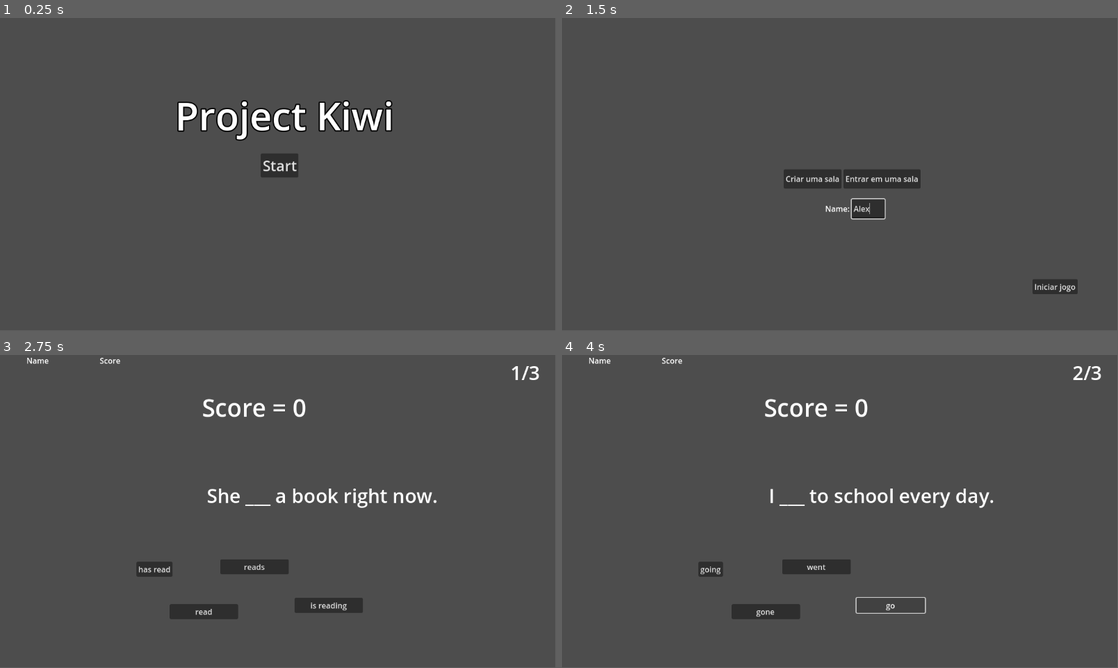
Above: before the commit, frames 1-4 (two rows, left to right).
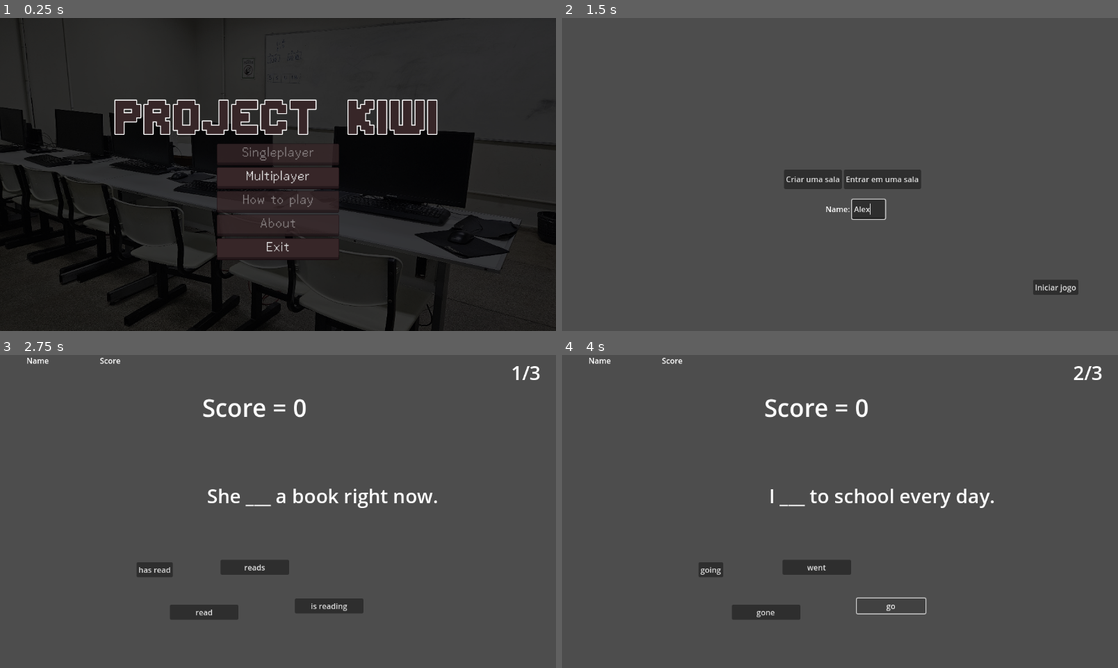
Above: after the commit, the same moments.

Repository: helpmeagain/project-kiwi
Game: Godot game, scene res://src/scenes/main-menu.tscn
The game is run twice, just before and just after one commit, with the same random seed, the same clock (stepped at 60 frames per second) and the same inputs.
Inputs (mouse positions are in pixels of both pictures, inside the frame that each line leads up to):
- Up to frame 1 (0.25 s): no input
- Up to frame 2 (1.5 s): click "Start" (after the commit: "Multiplayer") at 0.5 s; click (867, 208) at 1.27 s; type "Alex" at 1.35 s
- Up to frame 3 (2.75 s): click "Iniciar jogo" at 2 s
- Up to frame 4 (4 s): click "has read" at 2.75 s; click "go" at 3.5 s
In our replay, the window is 799x449 before the commit and 800x450 after it. These sizes can differ from the game's own. Grey fills any space a smaller window leaves; there, only what the larger window draws over its background counts as a difference.

The runs differ from the first frame. In frame 1, 98% of the frame differs, in the area x 0-100%, y 0-100%; in frame 2, 0.5%; in frame 3, 1.0%; in frame 4, 1.0%.
Error in both runs: Invalid access to property or key '1' on a base object of type 'Dictionary'. (res://src/scripts/questions.gd:69)

Commit message:
feat: improve main menu user interface

Diff:
--- a/icon.svg
+++ /dev/null
@@ -1 +0,0 @@
-<svg xmlns="http://www.w3.org/2000/svg" width="128" height="128"><rect width="124" height="124" x="2" y="2" fill="#363d52" stroke="#212532" stroke-width="4" rx="14"/><g fill="#fff" transform="translate(12.322 12.322)scale(.101)"><path d="M105 673v33q407 354 814 0v-33z"/><path fill="#478cbf" d="m105 673 152 14q12 1 15 14l4 67 132 10 8-61q2-11 15-15h162q13 4 15 15l8 61 132-10 4-67q3-13 15-14l152-14V427q30-39 56-81-35-59-83-108-43 20-82 47-40-37-88-64 7-51 8-102-59-28-123-42-26 43-46 89-49-7-98 0-20-46-46-89-64 14-123 42 1 51 8 102-48 27-88 64-39-27-82-47-48 49-83 108 26 42 56 81zm0 33v39c0 276 813 276 814 0v-39l-134 12-5 69q-2 10-14 13l-162 11q-12 0-16-11l-10-65H446l-10 65q-4 11-16 11l-162-11q-12-3-14-13l-5-69z"/><path d="M483 600c0 34 58 34 58 0v-86c0-34-58-34-58 0z"/><circle cx="725" cy="526" r="90"/><circle cx="299" cy="526" r="90"/></g><g fill="#414042" transform="translate(12.322 12.322)scale(.101)"><circle cx="307" cy="532" r="60"/><circle cx="717" cy="532" r="60"/></g></svg>
--- a/project.godot
+++ b/project.godot
@@ -13,7 +13,6 @@
 config/name="Project Kiwi"
 run/main_scene="res://src/scenes/main-menu.tscn"
 config/features=PackedStringArray("4.4", "Forward Plus")
-config/icon="res://icon.svg"
 
 [audio]
 
@@ -27,3 +26,5 @@
 [display]
 
 window/subwindows/embed_subwindows=false
+window/stretch/mode="viewport"
+window/stretch/aspect="expand"
--- /dev/null
+++ b/src/assets/themes/menu.tres
@@ -0,0 +1,104 @@
+[gd_resource type="Theme" load_steps=8 format=3 uid="uid://ch3x2byuiyaxy"]
+
+[ext_resource type="FontFile" uid="uid://cli8gbn14umcl" path="res://src/assets/fonts/Abaddon Light.ttf" id="1_dj8sl"]
+[ext_resource type="Texture2D" uid="uid://bdkjmrtjyx13x" path="res://src/assets/sprites/GUI.png" id="2_3833v"]
+
+[sub_resource type="StyleBoxTexture" id="StyleBoxTexture_dj8sl"]
+texture = ExtResource("2_3833v")
+texture_margin_left = 2.0
+texture_margin_top = 2.0
+texture_margin_right = 2.0
+texture_margin_bottom = 2.0
+expand_margin_left = 2.0
+expand_margin_top = 2.0
+expand_margin_right = 2.0
+expand_margin_bottom = 4.0
+region_rect = Rect2(145, 113, 46, 14)
+modulate_color = Color(0.945098, 0.564706, 0.392157, 1)
+
+[sub_resource type="StyleBoxFlat" id="StyleBoxFlat_7vigk"]
+content_margin_left = 4.0
+content_margin_top = 4.0
+content_margin_right = 4.0
+content_margin_bottom = 4.0
+bg_color = Color(1, 1, 1, 0.75)
+draw_center = false
+border_width_left = 2
+border_width_top = 2
+border_width_right = 2
+border_width_bottom = 2
+corner_radius_top_left = 3
+corner_radius_top_right = 3
+corner_radius_bottom_right = 3
+corner_radius_bottom_left = 3
+corner_detail = 5
+expand_margin_left = 2.0
+expand_margin_top = 2.0
+expand_margin_right = 2.0
+expand_margin_bottom = 2.0
+
+[sub_resource type="StyleBoxTexture" id="StyleBoxTexture_78nn6"]
+texture = ExtResource("2_3833v")
+texture_margin_left = 2.0
+texture_margin_top = 2.0
+texture_margin_right = 2.0
+texture_margin_bottom = 2.0
+expand_margin_left = 2.0
+expand_margin_top = 2.0
+expand_margin_right = 2.0
+expand_margin_bottom = 4.0
+region_rect = Rect2(145, 81, 46, 14)
+modulate_color = Color(0.917036, 0.498595, 0.30282, 1)
+
+[sub_resource type="StyleBoxTexture" id="StyleBoxTexture_gr6tg"]
+texture = ExtResource("2_3833v")
+texture_margin_left = 2.0
+texture_margin_top = 2.0
+texture_margin_right = 2.0
+texture_margin_bottom = 2.0
+expand_margin_left = 2.0
+expand_margin_top = 2.0
+expand_margin_right = 2.0
+expand_margin_bottom = 4.0
+region_rect = Rect2(145, 81, 46, 14)
+modulate_color = Color(0.946443, 0.564895, 0.39336, 1)
+
+[sub_resource type="StyleBoxTexture" id="StyleBoxTexture_3833v"]
+texture = ExtResource("2_3833v")
+texture_margin_left = 2.0
+texture_margin_top = 2.0
+texture_margin_right = 2.0
+texture_margin_bottom = 2.0
+expand_margin_left = 2.0
+expand_margin_top = 2.0
+expand_margin_right = 2.0
+expand_margin_bottom = 4.0
+region_rect = Rect2(145, 98, 46, 13)
+modulate_color = Color(0.945098, 0.564706, 0.392157, 1)
+
+[resource]
+default_font = ExtResource("1_dj8sl")
+Button/colors/font_color = Color(0.875, 0.875, 0.875, 1)
+Button/colors/font_disabled_color = Color(0.875, 0.875, 0.875, 0.5)
+Button/colors/font_focus_color = Color(0.95, 0.95, 0.95, 1)
+Button/colors/font_hover_color = Color(0.95, 0.95, 0.95, 1)
+Button/colors/font_hover_pressed_color = Color(1, 1, 1, 1)
+Button/colors/font_outline_color = Color(0, 0, 0, 1)
+Button/colors/font_pressed_color = Color(1, 1, 1, 1)
+Button/colors/icon_disabled_color = Color(1, 1, 1, 0.4)
+Button/colors/icon_focus_color = Color(1, 1, 1, 1)
+Button/colors/icon_hover_color = Color(1, 1, 1, 1)
+Button/colors/icon_hover_pressed_color = Color(1, 1, 1, 1)
+Button/colors/icon_normal_color = Color(1, 1, 1, 1)
+Button/colors/icon_pressed_color = Color(1, 1, 1, 1)
+Button/constants/align_to_largest_stylebox = 0
+Button/constants/h_separation = 4
+Button/constants/icon_max_width = 0
+Button/constants/outline_size = 0
+Button/font_sizes/font_size = 30
+Button/fonts/font = ExtResource("1_dj8sl")
+Button/styles/disabled = SubResource("StyleBoxTexture_dj8sl")
+Button/styles/focus = SubResource("StyleBoxFlat_7vigk")
+Button/styles/hover = SubResource("StyleBoxTexture_78nn6")
+Button/styles/normal = SubResource("StyleBoxTexture_gr6tg")
+Button/styles/pressed = SubResource("StyleBoxTexture_3833v")
--- a/src/scenes/main-menu.tscn
+++ b/src/scenes/main-menu.tscn
@@ -1,6 +1,9 @@
-[gd_scene load_steps=2 format=3 uid="uid://dpqa70nf0h1ks"]
+[gd_scene load_steps=5 format=3 uid="uid://dpqa70nf0h1ks"]
 
 [ext_resource type="Script" uid="uid://lbcydatsm6xt" path="res://src/scripts/main_menu.gd" id="1_p8qpl"]
+[ext_resource type="FontFile" uid="uid://bmvtmpvoy1cwt" path="res://src/assets/fonts/editundo.ttf" id="2_hsqdw"]
+[ext_resource type="Theme" uid="uid://ch3x2byuiyaxy" path="res://src/assets/themes/menu.tres" id="3_hsqdw"]
+[ext_resource type="Texture2D" uid="uid://cegrq42735jks" path="res://src/assets/images/computer_room.jpg" id="4_0vgna"]
 
 [node name="Main-menu" type="Control"]
 layout_mode = 3
@@ -11,23 +14,78 @@
 grow_vertical = 2
 script = ExtResource("1_p8qpl")
 
-[node name="Label" type="Label" parent="."]
-layout_mode = 0
-offset_left = 363.0
-offset_top = 147.0
-offset_right = 817.0
-offset_bottom = 257.0
-theme_override_constants/outline_size = 10
-theme_override_font_sizes/font_size = 80
+[node name="TextureRect" type="TextureRect" parent="."]
+modulate = Color(0.229112, 0.229112, 0.229112, 0.996078)
+layout_mode = 1
+anchors_preset = 8
+anchor_left = 0.5
+anchor_top = 0.5
+anchor_right = 0.5
+anchor_bottom = 0.5
+offset_left = -638.0
+offset_top = -412.0
+offset_right = 3362.0
+offset_bottom = 2588.0
+grow_horizontal = 2
+grow_vertical = 2
+scale = Vector2(0.316815, 0.270733)
+texture = ExtResource("4_0vgna")
+
+[node name="LabelAndButtonsContainer" type="VBoxContainer" parent="."]
+layout_mode = 1
+anchors_preset = 8
+anchor_left = 0.5
+anchor_top = 0.5
+anchor_right = 0.5
+anchor_bottom = 0.5
+offset_left = -337.0
+offset_top = -318.5
+offset_right = 337.0
+offset_bottom = 318.5
+grow_horizontal = 2
+grow_vertical = 2
+alignment = 1
+
+[node name="MainTitle" type="Label" parent="LabelAndButtonsContainer"]
+layout_mode = 2
+theme_override_colors/font_color = Color(0.215686, 0.14902, 0.156863, 1)
+theme_override_colors/font_outline_color = Color(1, 1, 1, 1)
+theme_override_constants/outline_size = 8
+theme_override_fonts/font = ExtResource("2_hsqdw")
+theme_override_font_sizes/font_size = 120
 text = "Project Kiwi"
+horizontal_alignment = 1
 
-[node name="Button" type="Button" parent="."]
-layout_mode = 0
-offset_left = 541.0
-offset_top = 281.0
-offset_right = 619.0
-offset_bottom = 331.0
-theme_override_font_sizes/font_size = 30
-text = "Start"
+[node name="ButtonsContainer" type="VBoxContainer" parent="LabelAndButtonsContainer"]
+texture_filter = 3
+custom_minimum_size = Vector2(250, 0)
+layout_mode = 2
+size_flags_horizontal = 4
+theme = ExtResource("3_hsqdw")
+theme_override_constants/separation = 10
 
-[connection signal="pressed" from="Button" to="." method="_on_button_pressed"]
+[node name="SingleplayerButton" type="Button" parent="LabelAndButtonsContainer/ButtonsContainer"]
+layout_mode = 2
+disabled = true
+text = "Singleplayer"
+
+[node name="MultiplayerButton" type="Button" parent="LabelAndButtonsContainer/ButtonsContainer"]
+layout_mode = 2
+text = "Multiplayer"
+
+[node name="HowToPlayButton" type="Button" parent="LabelAndButtonsContainer/ButtonsContainer"]
+layout_mode = 2
+disabled = true
+text = "How to play"
+
+[node name="AboutButton" type="Button" parent="LabelAndButtonsContainer/ButtonsContainer"]
+layout_mode = 2
+disabled = true
+text = "About"
+
+[node name="ExitButton" type="Button" parent="LabelAndButtonsContainer/ButtonsContainer"]
+layout_mode = 2
+text = "Exit"
+
+[connection signal="pressed" from="LabelAndButtonsContainer/ButtonsContainer/MultiplayerButton" to="." method="_on_button_pressed"]
+[connection signal="pressed" from="LabelAndButtonsContainer/ButtonsContainer/ExitButton" to="." method="_on_exit_button_pressed"]
--- a/src/scripts/main_menu.gd
+++ b/src/scripts/main_menu.gd
@@ -2,3 +2,6 @@
 
 func _on_button_pressed() -> void:
 	get_tree().change_scene_to_file("res://src/scenes/multiplayer-menu.tscn")
+
+func _on_exit_button_pressed() -> void:
+	get_tree().quit()
Not shown, added: export_presets.cfg
Binary file added: src/assets/fonts/Abaddon Bold.ttf
Not shown, added: src/assets/fonts/Abaddon Bold.ttf.import
Binary file added: src/assets/fonts/Abaddon Light.ttf
Not shown, added: src/assets/fonts/Abaddon Light.ttf.import
Binary file added: src/assets/fonts/editundo.ttf
Not shown, added: src/assets/fonts/editundo.ttf.import
Binary file added: src/assets/images/computer_room.jpg
Not shown, added: src/assets/images/computer_room.jpg.import
Binary file added: src/assets/sprites/GUI.png
Not shown, changed: src/assets/sprites/GUI.png.import
Not shown, added: src/assets/readme.md
